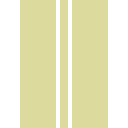
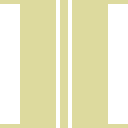
Layered file, before and after one edit (128 × 128). Changes by layer:
added layer "矩形 4 副本" over [0, 0, 128, 128]
